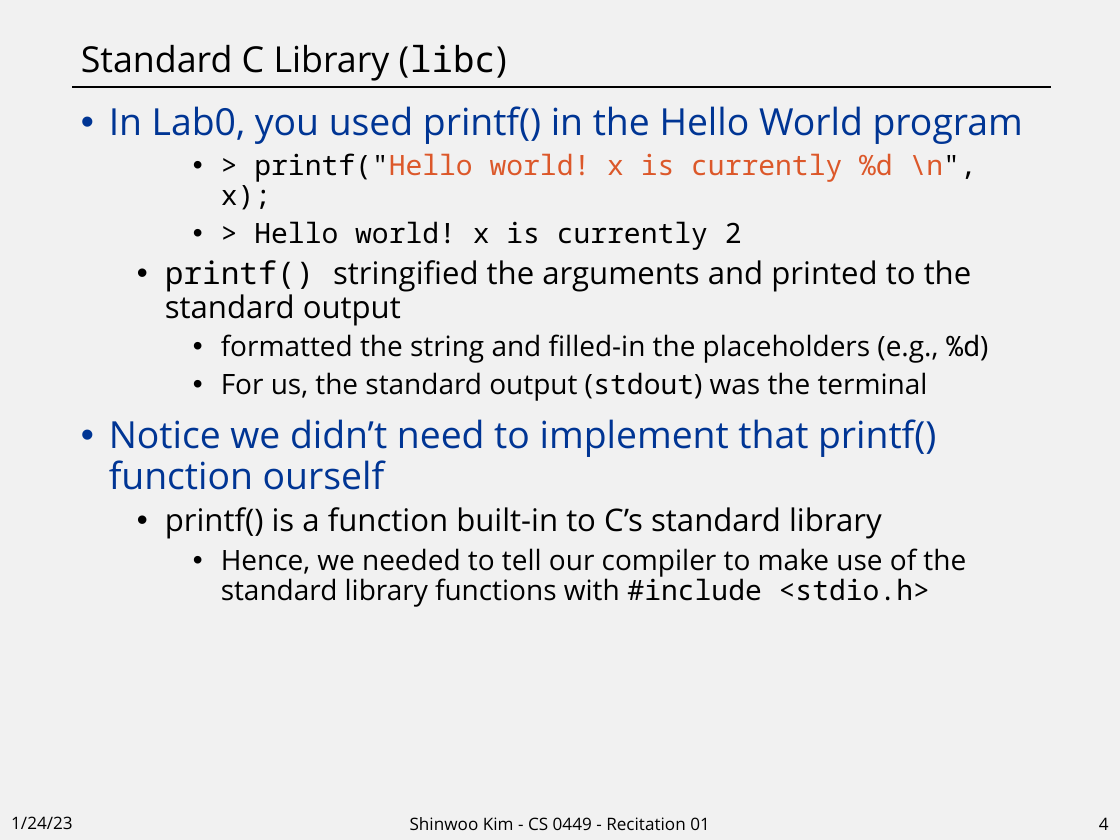
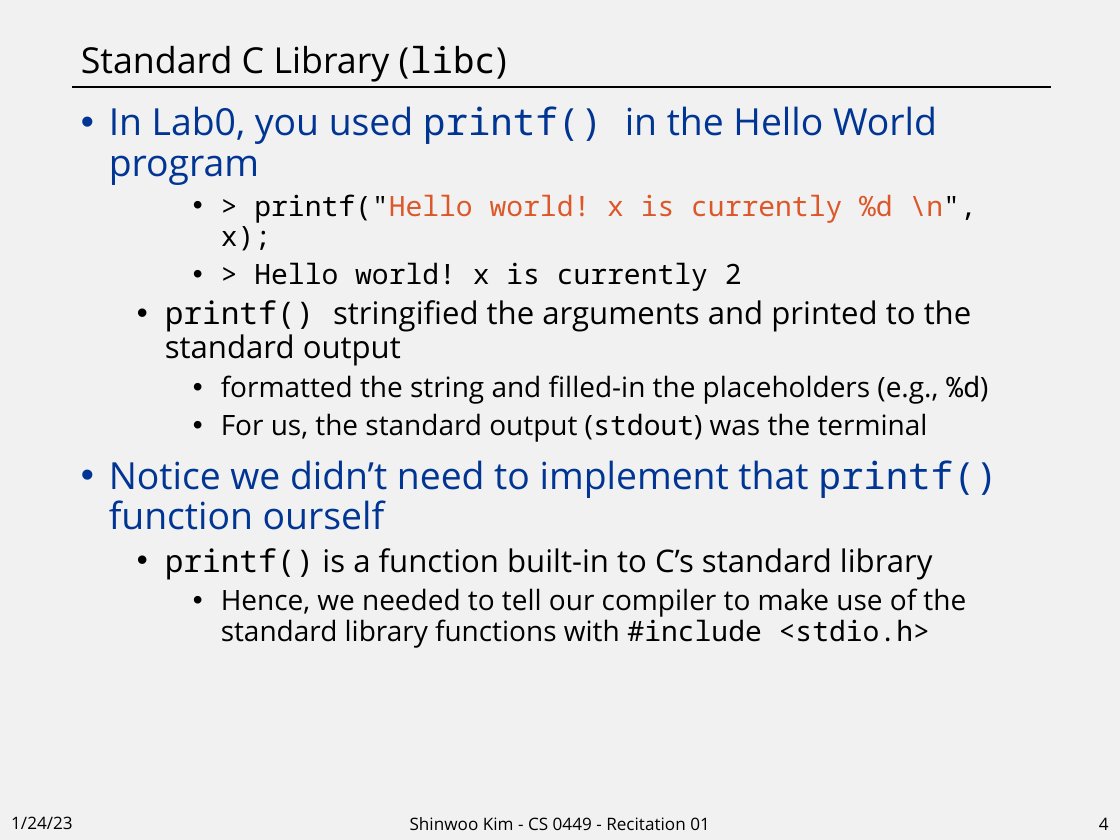
Before and after one commit to shinwookim/website-archive, a slide deck: slide 4 of teaching/CS0449-2234/rec01.pptx. Drawn at 1120x840 pixels with LibreOffice and Linux fonts; fonts in the diff are those of the drawing. Boxes give left, top, right and bottom in pixels: in the first picture for what was removed or moved away, otherwise in the second. Text is boxed around its words. In the diff, an @@ line names an element or a change of style, - is before the commit and + after.

```diff
--- a/teaching/CS0449-2234/rec01.pptx
+++ b/teaching/CS0449-2234/rec01.pptx
@@ text at <box>109,106,998,580</box>: font Open Sans to Noto Sans Mono in "printf()", "printf()", "printf()" @@
```
Also in this commit, not shown: 3 other slides changed.
